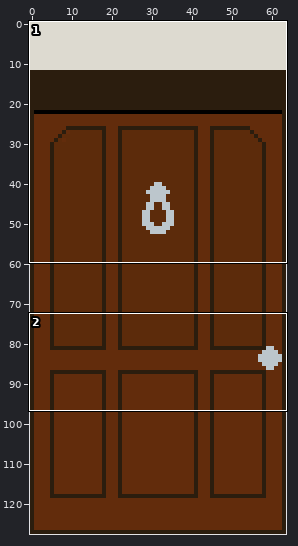
Sprite sheet -- assets/Door.png. The picture above shows the old version from afar; the outline marks the close-up.
Close-up. Old version:
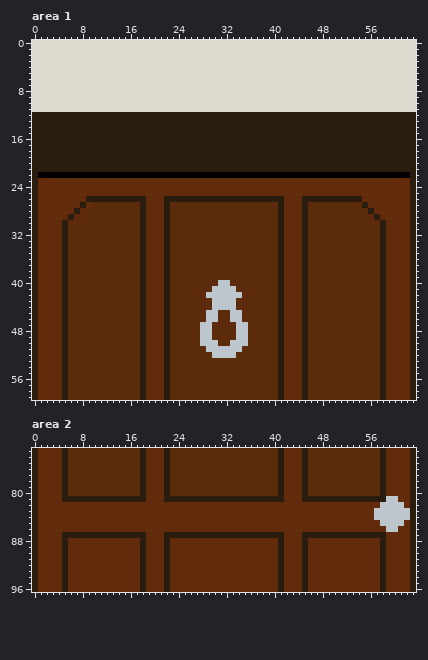
The file is 64x128 pixels. Colours within 5 levels of each other are drawn and written as one. Shown: area 1: x 0..63, y 0..59; area 2: x 0..63, y 73..96. The commit also changed other parts of the picture, which this record leaves out.
And afterwards:
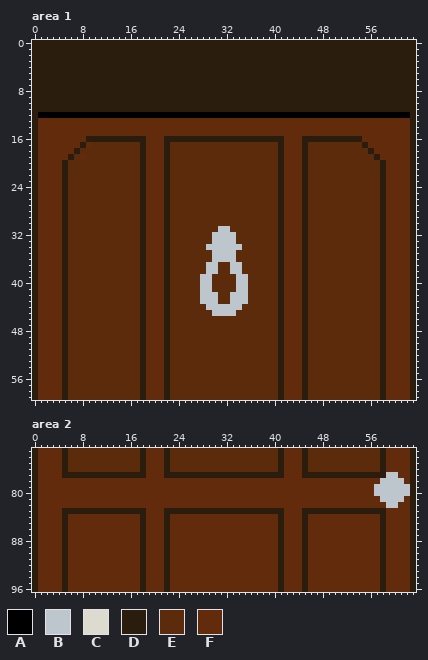
Palette (. is transparent): A #000000  B #bcc6cc  C #dddad0  D #2b1d0e  E #5c2b0b  F #622c0c
Change:
Area 1:
Colour D becomes colour A in row 12 at x 1 to 62.
Colour E becomes colour B in row 31 at x 31 to 32; in rows 32 to 33 at x 30 to 33; in row 34 at x 29 to 34; in rows 35 to 36 at x 30 to 33; in rows 37 to 38 at x 29 to 30 and 33 to 34; in rows 39 to 41 at x 28 to 29 and 34 to 35.
Colour E becomes colour B in row 42 at x 28 and 35; in row 43 at x 28 to 29 and 34 to 35; in row 44 at x 29 and 34; in row 45 at x 31 to 32.
Colour A becomes colour D in row 22 at x 5, 18, 22, 41, 45 and 58.
Colour C becomes colour D in rows 0 to 11 at x 0 to 63.
Colour F becomes colour D in rows 23 to 25 at x 5, 18, 22, 41, 45 and 58; in rows 26 to 29 at x 5 and 58.
Colour A becomes colour E in row 22 at x 6 to 17, 23 to 40 and 46 to 57.
Colour B becomes colour E in row 40 at x 31 to 32; in row 41 at x 30 to 33; in rows 42 to 43 at x 31 to 32; in row 45 at x 29 and 34; in row 46 at x 29 to 30 and 33 to 34; in rows 47 to 49 at x 28 to 29 and 34 to 35.
Colour B becomes colour E in row 50 at x 28 to 30 and 33 to 35; in row 51 at x 29 to 34; in row 52 at x 30 to 33.
Colour D becomes colour E in row 17 at x 10 to 17, 23 to 40 and 46 to 54; in row 18 at x 8 to 17, 23 to 40 and 46 to 55; in row 19 at x 7, 9 to 17, 23 to 40 and 46 to 56; in rows 20 to 21 at x 6 to 17, 23 to 40 and 46 to 57; in row 26 at x 9 to 17, 23 to 40 and 46 to 54; in row 27 at x 8 and 55.
Colour D becomes colour E in row 28 at x 7 and 56; in row 29 at x 6 and 57.
Colour F becomes colour E in rows 23 to 25 at x 6 to 17, 23 to 40 and 46 to 57; in row 26 at x 6 to 8 and 55 to 57; in row 27 at x 6 to 7, 9 and 56 to 57; in row 28 at x 6 and 57; in row 29 at x 8.
Colour A becomes colour F in row 22 at x 1 to 4, 19 to 21, 42 to 44 and 59 to 62.
Colour D becomes colour F in rows 13 to 15 at x 1 to 62; in row 16 at x 1 to 8, 19 to 21, 42 to 44 and 55 to 62; in row 17 at x 1 to 7, 9, 19 to 21, 42 to 44 and 56 to 62; in row 18 at x 1 to 6, 19 to 21, 42 to 44 and 57 to 62; in row 19 at x 1 to 5, 8, 19 to 21, 42 to 44 and 58 to 62; in rows 20 to 21 at x 1 to 4, 19 to 21, 42 to 44 and 59 to 62.
Area 2:
Colour D becomes colour B in rows 78 to 81 at x 58.
Colour E becomes colour B in rows 79 to 80 at x 57.
Colour F becomes colour B in row 77 at x 59 to 60; in row 78 at x 59 to 61; in rows 79 to 80 at x 59 to 62; in row 81 at x 61.
Colour B becomes colour D in row 83 at x 57 to 58; in rows 84 to 85 at x 58.
Colour E becomes colour D in row 77 at x 6 to 17, 23 to 40 and 46 to 57.
Colour F becomes colour D in row 83 at x 5 to 18, 22 to 41 and 45 to 56; in rows 84 to 85 at x 5, 18, 22, 41 and 45; in row 86 at x 5, 18, 22, 41, 45 and 58.
Colour B becomes colour F in row 82 at x 58 and 61; in row 83 at x 59 to 62; in row 84 at x 57 and 59 to 62; in row 85 at x 59 to 61; in row 86 at x 59 to 60.
Colour D becomes colour F in rows 78 to 80 at x 5, 18, 22, 41 and 45; in row 81 at x 5 to 18, 22 to 41 and 45 to 57; in row 87 at x 6 to 17, 23 to 40 and 46 to 57.
Colour E becomes colour F in row 78 at x 6 to 17, 23 to 40 and 46 to 57; in rows 79 to 80 at x 6 to 17, 23 to 40 and 46 to 56.
Pixel boxes of the changes (left, top, right, bottom) in both close-ups:
changed: (32, 40, 416, 220)
changed: (200, 226, 248, 358)
changed: (62, 472, 284, 538)
changed: (302, 472, 410, 538)
